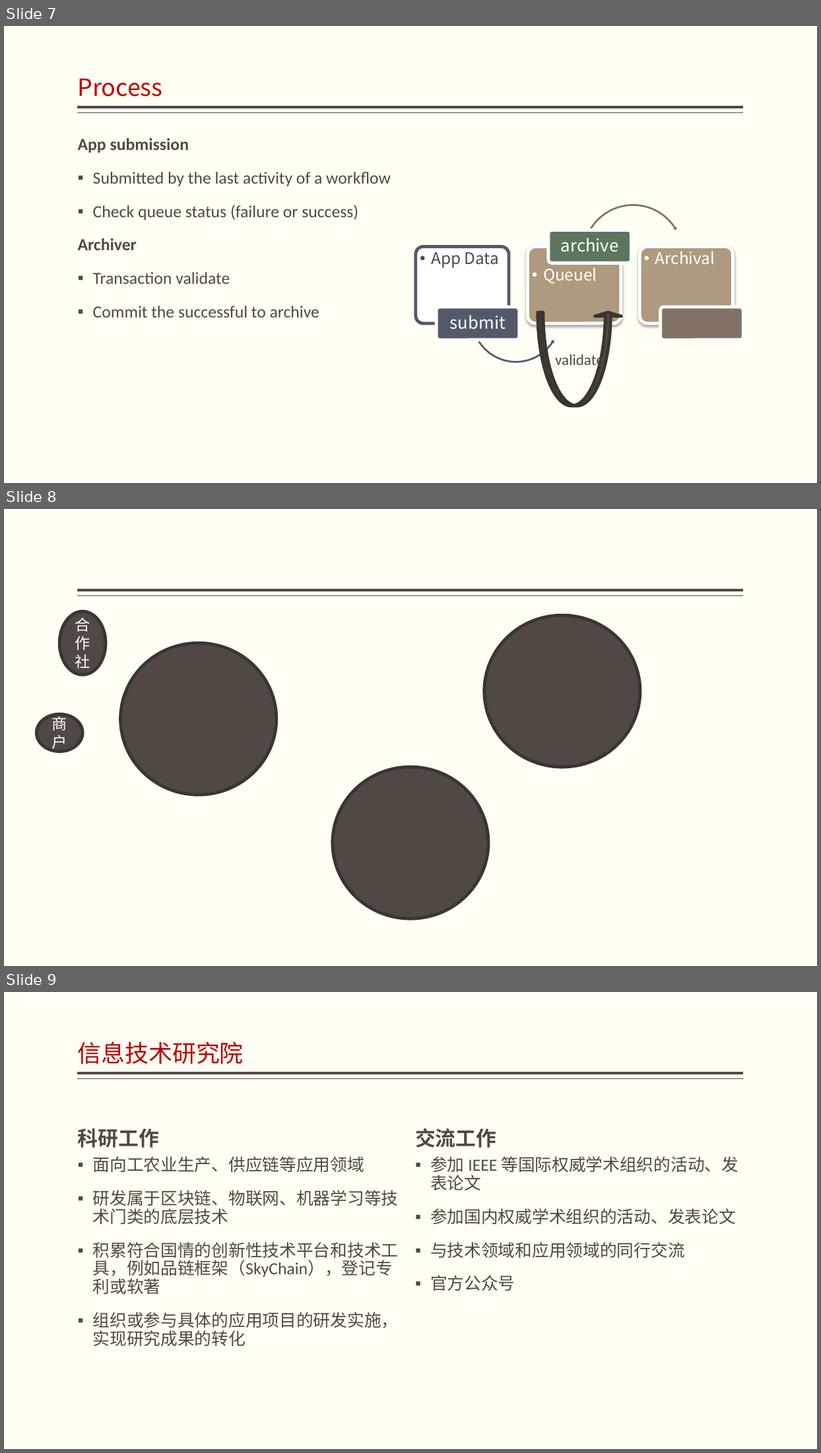
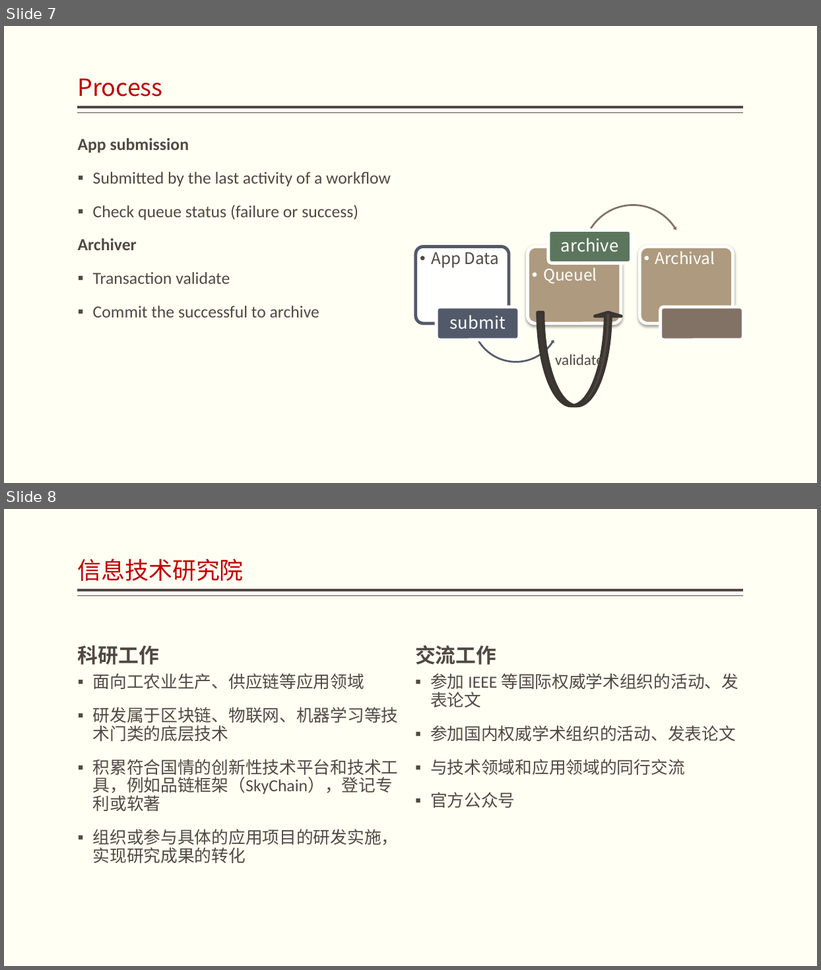
Before and after one commit to jzgi/chainfx, a slide deck: Docs/design.pptx. Shown one above the other, each under a label of ours: slides 7, 8 and 9 before the commit, slides 7 and 8 after it. The pictures are 821x1453 and 821x970 pixels, drawn with LibreOffice and Linux fonts; fonts in the diff are those of the drawing. Boxes give left, top, right and bottom in pixels: in the first picture for what was removed or moved away, otherwise in the second. Text is boxed around its words. In the diff, an @@ line names an element or a change of style, - is before the commit and + after.

```diff
--- a/Docs/design.pptx
+++ b/Docs/design.pptx
@@ slide 8 removed at [4, 509, 817, 966], background #FFFFF3; not listed: 2 template elements that a slide beside it also shows @@
@@ ellipse removed at [59, 611, 106, 675] @@
-合作社
@@ ellipse removed at [484, 615, 641, 767] @@
@@ ellipse removed at [121, 643, 277, 795] @@
@@ ellipse removed at [36, 714, 83, 752] @@
-商户
@@ ellipse removed at [333, 767, 489, 919] @@
@@ what was slide 9 is now slide 8 @@
```
Also in this commit, not shown: 2 slides changed, 1 slide added, 1 other slide removed, 28 other files.
